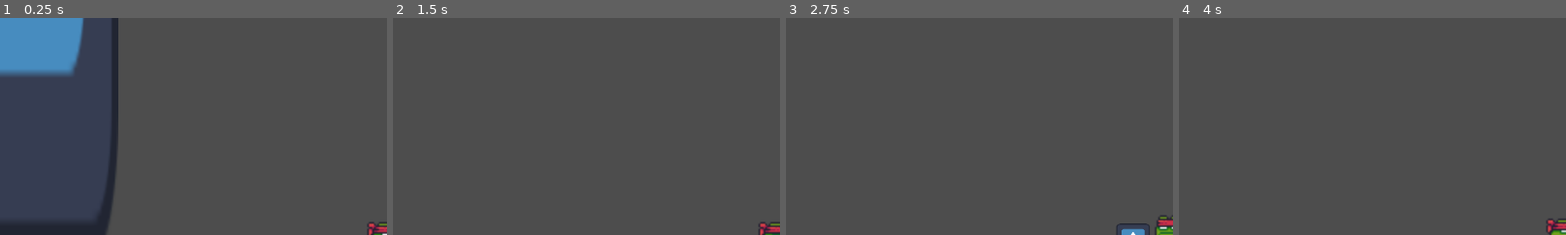
Above: before the commit, frames 1-4 (left to right).
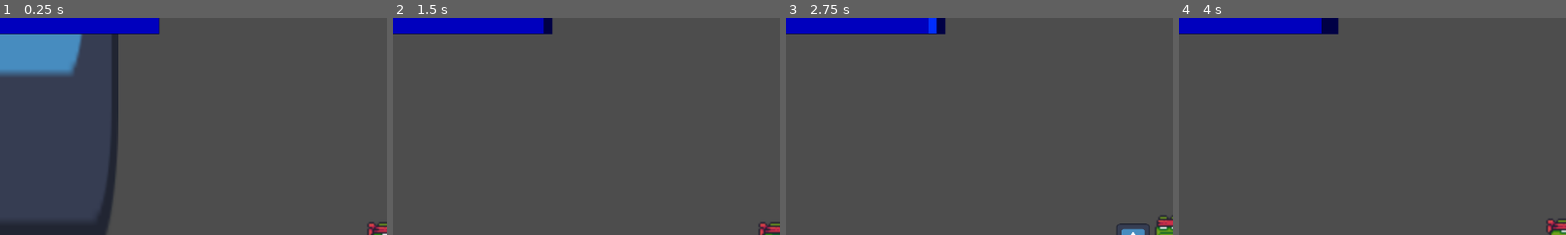
Above: after the commit, the same moments.

Repository: yuritsuu/RAMgedon
Game: Godot game, scene res://scene/test.tscn
Two runs of this game, one before a commit and one after it. Both use one fixed random seed, a clock stepped at 60 frames per second and the inputs below. The engine's default icon, where the game draws it, is replaced by a stand-in: a white triangle on a blue panel in a dark square.
Inputs (mouse positions are % of the whole screen's width and height, from its top left):
- Up to frame 1 (0.25 s): no input
- Up to frame 2 (1.5 s): move the mouse to (72, 45) at 0.52 s; hold D (right) from 0.53 s (still down); click (72, 45) at 0.6 s; tap Space (jump) at 0.77 s; move the mouse to (30, 55) at 1.27 s; tap Ctrl (dash) at 1.35 s
- Up to frame 3 (2.75 s): tap Space (jump) at 1.52 s; move the mouse to (60, 28) at 2.02 s; release D (right) at 2.03 s; hold A (left) from 2.03 s (still down); click (60, 28) at 2.1 s
- Up to frame 4 (4 s): move the mouse to (45, 70) at 2.77 s; release A (left) at 2.78 s; hold D (right) from 2.78 s (still down); tap Ctrl (dash) at 2.85 s; tap Space (jump) at 3.02, 3.77 s; move the mouse to (80, 65) at 3.52 s; click (80, 65) at 3.6 s
The pictures show only the part of the screen within x 0-50%, y 0-50%; the shares and areas given below are measured in that part.

The runs differ from the first frame. In frame 1, 3.1% of the frame differs, in the area x 0-42%, y 0-8%; in frame 2, 3.1%; in frame 3, 3.1%; in frame 4, 3.1%.

Commit message:
v1 update 30.01.2026  21:50
new health_bar scene
health_bar script
Player_stats script

Diff:
--- a/ra-mgedon-v-0.0.1/project.godot
+++ b/ra-mgedon-v-0.0.1/project.godot
@@ -14,6 +14,10 @@
 run/main_scene="uid://gl5o56grgjnc"
 config/features=PackedStringArray("4.6", "Forward Plus")
 config/icon="res://asstes/icon.svg"
+
+[autoload]
+
+PlayerStats="*uid://c77bn20elngba"
 
 [input]
 
--- /dev/null
+++ b/ra-mgedon-v-0.0.1/scene/healt_bar.tscn
@@ -0,0 +1,49 @@
+[gd_scene format=3 uid="uid://ndadjaevwgeq"]
+
+[ext_resource type="Script" uid="uid://bpxmqdh2b4poy" path="res://scripts/healt_bar.gd" id="1_veefd"]
+
+[sub_resource type="StyleBoxEmpty" id="StyleBoxEmpty_a1ogy"]
+
+[sub_resource type="StyleBoxFlat" id="StyleBoxFlat_kk35d"]
+bg_color = Color(0, 0, 0.74509805, 1)
+
+[sub_resource type="StyleBoxFlat" id="StyleBoxFlat_dqm25"]
+bg_color = Color(0, 0, 0.27058825, 1)
+expand_margin_left = 1.0
+expand_margin_top = 1.0
+expand_margin_right = 1.0
+expand_margin_bottom = 1.0
+shadow_color = Color(0, 0, 0, 0.27450982)
+shadow_offset = Vector2(0, 1)
+
+[sub_resource type="StyleBoxFlat" id="StyleBoxFlat_5cp4k"]
+bg_color = Color(0, 0.1764706, 1, 1)
+
+[node name="HealtBar" type="ProgressBar" unique_id=1063016894]
+z_index = 1
+offset_right = 200.0
+offset_bottom = 12.0
+theme_override_styles/background = SubResource("StyleBoxEmpty_a1ogy")
+theme_override_styles/fill = SubResource("StyleBoxFlat_kk35d")
+value = 50.0
+show_percentage = false
+script = ExtResource("1_veefd")
+
+[node name="DamageBar" type="ProgressBar" parent="." unique_id=384522144]
+z_index = -1
+layout_mode = 1
+anchors_preset = 15
+anchor_right = 1.0
+anchor_bottom = 1.0
+grow_horizontal = 2
+grow_vertical = 2
+theme_override_styles/background = SubResource("StyleBoxFlat_dqm25")
+theme_override_styles/fill = SubResource("StyleBoxFlat_5cp4k")
+value = 80.0
+show_percentage = false
+
+[node name="Timer" type="Timer" parent="." unique_id=527383220]
+wait_time = 0.4
+one_shot = true
+
+[connection signal="timeout" from="Timer" to="." method="_on_timer_timeout"]
--- a/ra-mgedon-v-0.0.1/scene/player.tscn
+++ b/ra-mgedon-v-0.0.1/scene/player.tscn
@@ -390,11 +390,11 @@
 "speed": 10.0
 }]
 
+[sub_resource type="RectangleShape2D" id="RectangleShape2D_fvtld"]
+size = Vector2(21, 17)
+
 [sub_resource type="RectangleShape2D" id="RectangleShape2D_hjaqi"]
 size = Vector2(16, 19)
-
-[sub_resource type="RectangleShape2D" id="RectangleShape2D_fvtld"]
-size = Vector2(21, 17)
 
 [node name="Player" type="CharacterBody2D" unique_id=1339034439]
 script = ExtResource("1_xo3ru")
@@ -412,11 +412,6 @@
 autoplay = "idle"
 frame_progress = 0.7314668
 
-[node name="hitbox" type="CollisionShape2D" parent="." unique_id=2090951614]
-position = Vector2(0, 3.5)
-shape = SubResource("RectangleShape2D_hjaqi")
-debug_color = Color(0.96862745, 0, 0, 0.41960785)
-
 [node name="attack_hitbox" type="Area2D" parent="." unique_id=1635129698]
 
 [node name="Range" type="CollisionShape2D" parent="attack_hitbox" unique_id=552042295]
@@ -430,3 +425,13 @@
 position = Vector2(-1.7881393e-07, 1.5)
 scale = Vector2(0.15625001, 0.1328125)
 texture = ExtResource("2_hjaqi")
+
+[node name="hitbox" type="Area2D" parent="." unique_id=1274429013]
+collision_layer = 3
+
+[node name="hitboxArea" type="CollisionShape2D" parent="hitbox" unique_id=2090951614]
+position = Vector2(0, 3.5)
+shape = SubResource("RectangleShape2D_hjaqi")
+debug_color = Color(0.96862745, 0, 0, 0.41960785)
+
+[connection signal="area_entered" from="hitbox" to="." method="_on_hitbox_area_entered"]
--- a/ra-mgedon-v-0.0.1/scene/test.tscn
+++ b/ra-mgedon-v-0.0.1/scene/test.tscn
@@ -2,6 +2,7 @@
 
 [ext_resource type="Texture2D" uid="uid://cdrpei3sllff5" path="res://asstes/icon.svg" id="1_fghjm"]
 [ext_resource type="PackedScene" uid="uid://d026ad036ret" path="res://scene/player.tscn" id="2_bp0px"]
+[ext_resource type="PackedScene" uid="uid://ndadjaevwgeq" path="res://scene/healt_bar.tscn" id="3_5u11y"]
 
 [sub_resource type="RectangleShape2D" id="RectangleShape2D_bp0px"]
 size = Vector2(124.88691, 117)
@@ -12,10 +13,20 @@
 [sub_resource type="RectangleShape2D" id="RectangleShape2D_u3ux8"]
 size = Vector2(128.5, 710)
 
+[sub_resource type="RectangleShape2D" id="RectangleShape2D_1ifl7"]
+size = Vector2(143, 88)
+
 [node name="test" type="Node2D" unique_id=1981941953]
 
 [node name="Player" parent="." unique_id=1339034439 instance=ExtResource("2_bp0px")]
 position = Vector2(-54, 19)
+
+[node name="CanvasLayer2" type="CanvasLayer" parent="Player" unique_id=542031770]
+
+[node name="HealthBar" parent="Player/CanvasLayer2" unique_id=128850726 instance=ExtResource("3_5u11y")]
+unique_name_in_owner = true
+offset_right = 236.0
+offset_bottom = 23.0
 
 [node name="StaticBody2D" type="StaticBody2D" parent="." unique_id=1640398419]
 position = Vector2(-5, 124.5)
@@ -52,3 +63,11 @@
 [node name="CollisionShape2D" type="CollisionShape2D" parent="StaticBody2D3" unique_id=2079377301]
 position = Vector2(-278.75, -289)
 shape = SubResource("RectangleShape2D_u3ux8")
+
+[node name="Area2D" type="Area2D" parent="." unique_id=857626234]
+collision_layer = 3
+collision_mask = 3
+
+[node name="CollisionShape2D" type="CollisionShape2D" parent="Area2D" unique_id=1150924254]
+position = Vector2(58.5, 17)
+shape = SubResource("RectangleShape2D_1ifl7")
--- /dev/null
+++ b/ra-mgedon-v-0.0.1/scripts/healt_bar.gd
@@ -0,0 +1,62 @@
+extends ProgressBar
+
+# ======================
+# REFERENCJE
+# ======================
+@onready var damage_bar: ProgressBar = $DamageBar
+@onready var timer: Timer = $Timer
+
+# ======================
+# HEALTH
+# ======================
+var health: int = 0: set=_set_health    # bieżące HP (getter/setter)
+# max_value ProgressBar pochodzi z PlayerStats.MAX_HP
+
+# ======================
+# READY
+# ======================
+func _ready() -> void:
+	# Ustawiamy max_value PRZED przypisaniem health
+	max_value = PlayerStats.MAX_HP
+	health = PlayerStats.HP
+	value = health
+	damage_bar.max_value = max_value
+	damage_bar.value = health
+
+# ======================
+# SETTER HEALTH
+# ======================
+func _set_health(new_health: int) -> void:
+	var prev_health = health
+	health = clamp(new_health, 0, PlayerStats.MAX_HP)   # clamp do max HP
+	value = health
+	PlayerStats.HP = health
+
+	# jeśli gracz zginie, reload sceny
+	if health <= 0:
+		PlayerStats.HP = PlayerStats.MAX_HP   # reset HP po reloadzie
+		get_tree().reload_current_scene()
+		return
+
+	# animacja damage bara
+	if health < prev_health:
+		timer.start()
+	else:
+		damage_bar.value = health
+
+# ======================
+# INICJALIZACJA HP (np. na start gry lub po buffie)
+# ======================
+func init_health(_health: int) -> void:
+	max_value = PlayerStats.MAX_HP
+	health = clamp(_health, 0, max_value)
+	value = health
+	damage_bar.max_value = max_value
+	damage_bar.value = health
+
+
+# ======================
+# TIMER DAMAGE BAR
+# ======================
+func _on_timer_timeout() -> void:
+	damage_bar.value = health
--- a/ra-mgedon-v-0.0.1/scripts/player.gd
+++ b/ra-mgedon-v-0.0.1/scripts/player.gd
@@ -75,7 +75,12 @@
 @onready var attack_hitbox: Area2D = $attack_hitbox
 
 @onready var sprite: AnimatedSprite2D = $AnimatedSprite2D
-
+@onready var health_bar: ProgressBar = %HealthBar
+
+
+func _ready() -> void:
+
+	health_bar.init_health(PlayerStats.MAX_HP)
 
 # ======================
 # MAIN LOOP
@@ -85,7 +90,7 @@
 	if is_on_wall():
 		can_double_jump = true
 		is_wall_jumping = false
-
+	print(PlayerStats.HP)
 	handle_timers(delta)
 	handle_action_fsm(delta)
 
@@ -298,3 +303,7 @@
 			MovementState.WALL_SLIDE: sprite.play("wall_slide")
 
 	sprite.flip_h = facing_dir < 0
+
+
+func _on_hitbox_area_entered(area: Area2D) -> void:
+	health_bar.health-=10
--- /dev/null
+++ b/ra-mgedon-v-0.0.1/scripts/player_stats.gd
@@ -0,0 +1,4 @@
+extends Node
+
+var HP = 200
+var MAX_HP=200
Not shown, added: ra-mgedon-v-0.0.1/scripts/healt_bar.gd.uid
Not shown, added: ra-mgedon-v-0.0.1/scripts/player_stats.gd.uid
